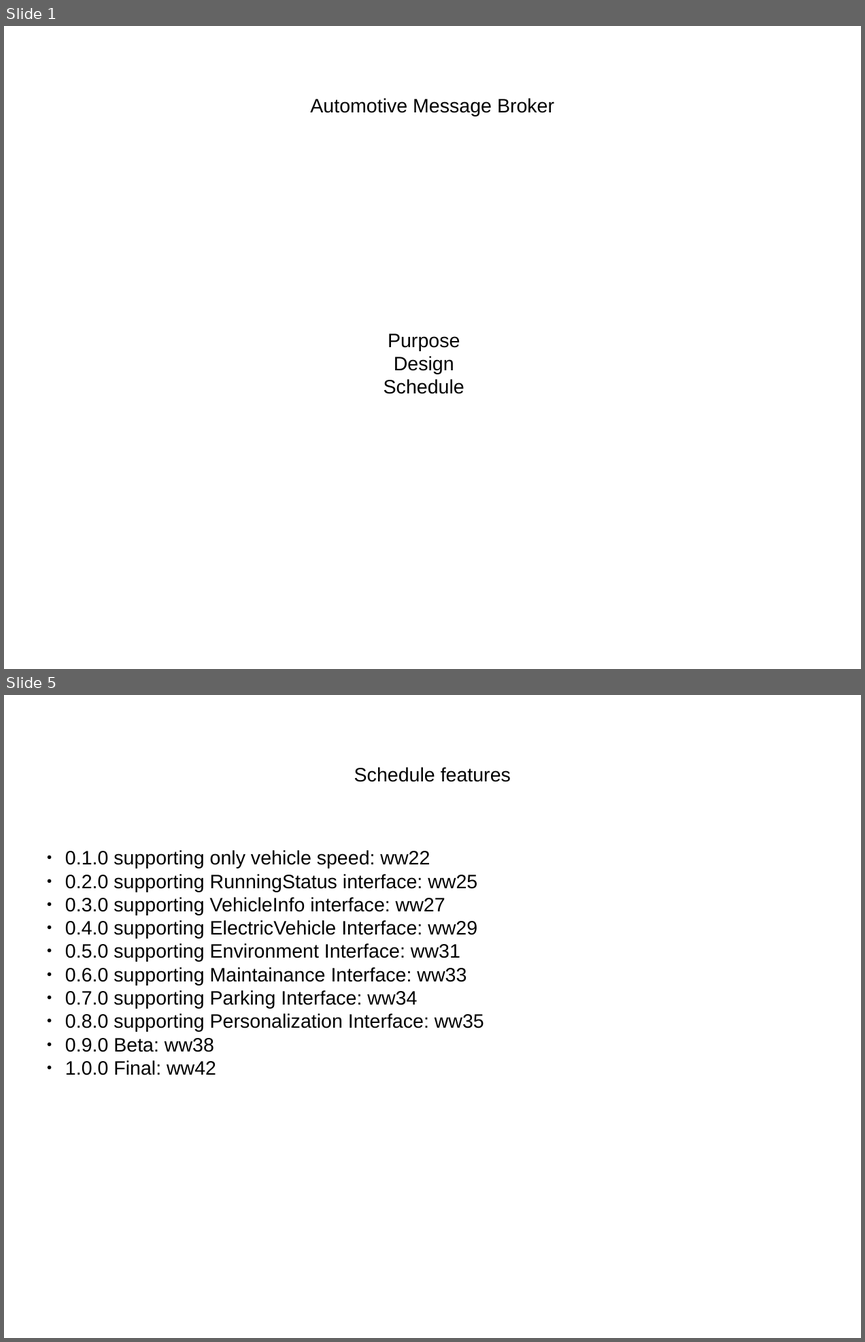
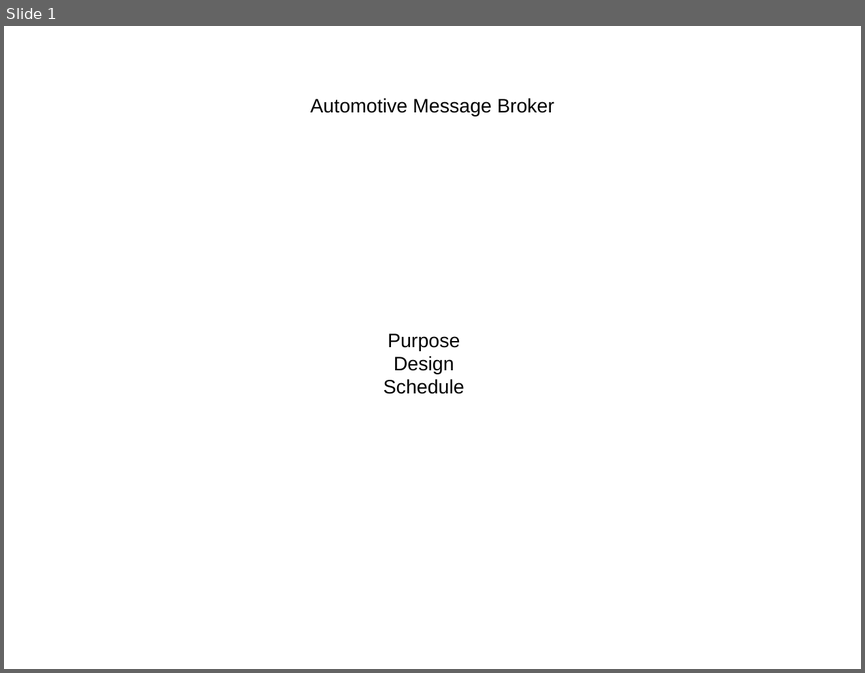
Before and after one commit to otcshare/automotive-message-broker, a slide deck: automotive-message-broker.odp. Shown one above the other, each under a label of ours: slides 1 and 5 before the commit, slide 1 after it; the slides between them are not shown. The pictures are 865x1342 and 865x673 pixels, drawn with LibreOffice and Linux fonts; fonts in the diff are those of the drawing. Boxes give left, top, right and bottom in pixels: in the first picture for what was removed or moved away, otherwise in the second. Text is boxed around its words. In the diff, an @@ line names an element or a change of style, - is before the commit and + after.

```diff
--- a/automotive-message-broker.odp
+++ b/automotive-message-broker.odp
@@ slide 5 removed at box(4, 695, 861, 1338), background #FFFFFF @@
@@ text removed at box(354, 767, 511, 782) @@
-Schedule features
@@ text removed at box(65, 850, 484, 1075) @@
-● 0.1.0 supporting only vehicle speed: ww22
-● 0.2.0 supporting RunningStatus interface: ww25
-● 0.3.0 supporting VehicleInfo interface: ww27
-● 0.4.0 supporting ElectricVehicle Interface: ww29
-● 0.5.0 supporting Environment Interface: ww31
-● 0.6.0 supporting Maintainance Interface: ww33
-● 0.7.0 supporting Parking Interface: ww34
-● 0.8.0 supporting Personalization Interface: ww35
-● 0.9.0 Beta: ww38
-● 1.0.0 Final: ww42
```
Also in this commit, not shown: 1 slide changed, 2 slides added, 1 other slide removed.
